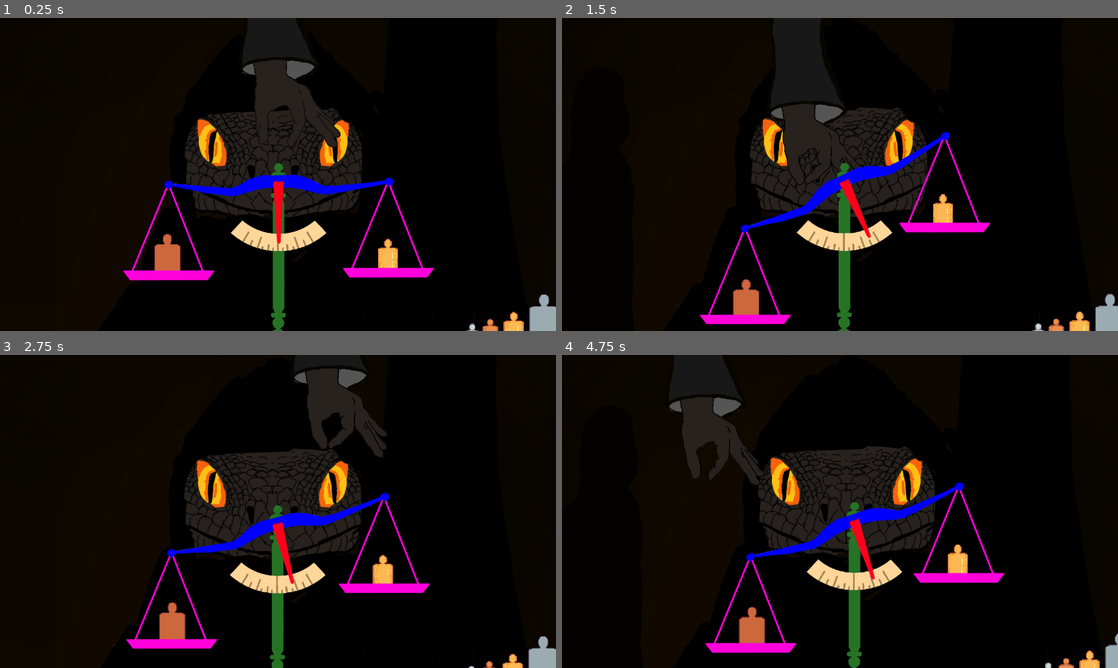
Above: before the commit, frames 1-4 (two rows, left to right).
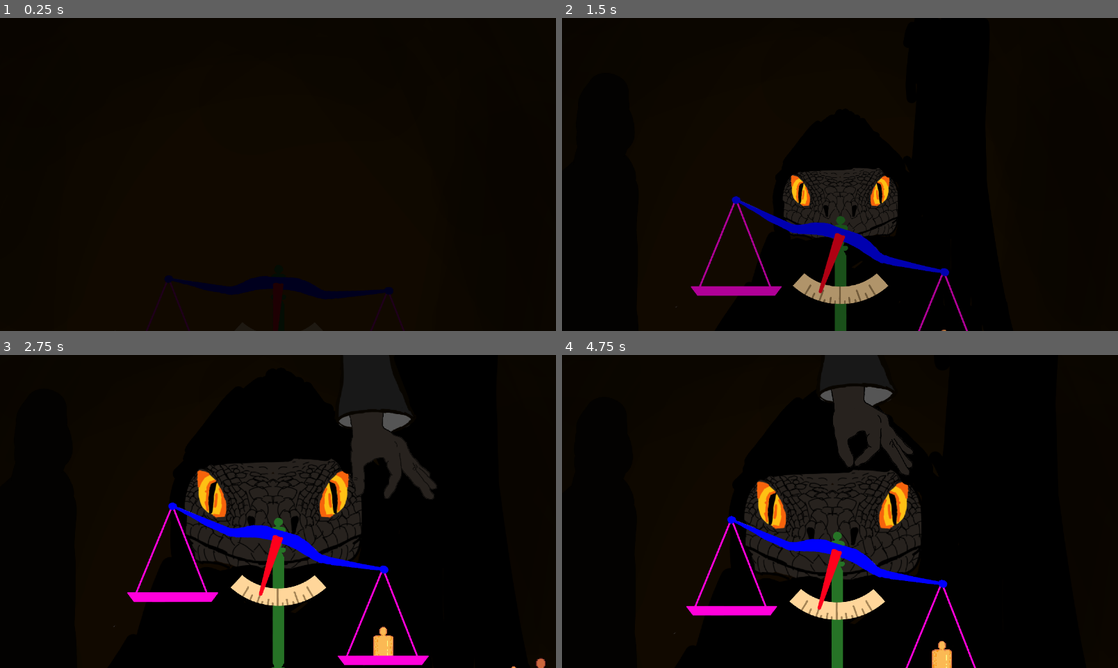
Above: after the commit, the same moments.

Repository: EnviloN/The-Great-Scaler
Game: Godot game, scene res://scenes/areas/shop.tscn
Same seed, same stepped clock (60 frames per second), same inputs: the game is played once before the commit and once after it.
Inputs (mouse positions are in pixels of both pictures, inside the frame that each line leads up to):
- Up to frame 1 (0.25 s): no input
- Up to frame 2 (1.5 s): move the mouse to (962, 158) at 0.52 s; press the mouse at (962, 158) at 0.53 s; right-click (962, 158) at 0.8 s; move the mouse to (728, 190) at 1.27 s; release the mouse at (728, 190) at 1.28 s; right-click (728, 190) at 1.35 s
- Up to frame 3 (2.75 s): click (166, 527) at 1.55 s; move the mouse to (333, 442) at 2.02 s; press the mouse at (333, 442) at 2.03 s; right-click (333, 442) at 2.3 s
- Up to frame 4 (4.75 s): move the mouse to (812, 574) at 2.77 s; release the mouse at (812, 574) at 2.78 s; right-click (812, 574) at 2.85 s; click (812, 574) at 3.05 s; move the mouse to (1006, 558) at 3.52 s; press the mouse at (1006, 558) at 3.53 s; right-click (1006, 558) at 3.8 s; move the mouse to (673, 464) at 4.27 s; release the mouse at (673, 464) at 4.28 s; right-click (673, 464) at 4.35 s; click (673, 464) at 4.55 s

The runs differ from the first frame. In frame 1, 14% of the frame differs, in the area x 20-100%, y 13-100%; in frame 2, 15%; in frame 3, 15%; in frame 4, 18%, in the area x 19-100%, y 10-100%.

Commit message:
Sitting/Working state toggle

Diff:
--- a/game/project.godot
+++ b/game/project.godot
@@ -46,6 +46,12 @@
 2d_physics/layer_4="Hand"
 2d_physics/layer_9="Grab Areas"
 
+[physics]
+
+2d/solver/solver_iterations=32
+2d/solver/contact_recycle_radius=2.0
+2d/solver/contact_max_allowed_penetration=0.2
+
 [rendering]
 
 textures/canvas_textures/default_texture_filter=0
--- a/game/scenes/areas/playground.tscn
+++ /dev/null
@@ -1,29 +0,0 @@
-[gd_scene load_steps=3 format=3 uid="uid://1j0p81g0typc"]
-
-[ext_resource type="PackedScene" uid="uid://4w3bgp6o6ji0" path="res://scenes/objects/weights/weight_5u.tscn" id="1_kaiua"]
-
-[sub_resource type="RectangleShape2D" id="RectangleShape2D_c7skf"]
-size = Vector2(1433.5, 57)
-
-[node name="Playground" type="Node2D"]
-
-[node name="Floor" type="RigidBody2D" parent="."]
-position = Vector2(600, 600)
-lock_rotation = true
-freeze = true
-
-[node name="CollisionShape2D" type="CollisionShape2D" parent="Floor"]
-position = Vector2(0.75, -0.5)
-shape = SubResource("RectangleShape2D_c7skf")
-
-[node name="ColorRect" type="ColorRect" parent="Floor"]
-offset_left = -709.0
-offset_top = -29.0
-offset_right = 721.0
-offset_bottom = 31.0
-
-[node name="Weight 5u" parent="." instance=ExtResource("1_kaiua")]
-position = Vector2(563, 540)
-
-[node name="Weight 5u2" parent="." instance=ExtResource("1_kaiua")]
-position = Vector2(591, 417)
--- a/game/scenes/areas/shop.tscn
+++ b/game/scenes/areas/shop.tscn
@@ -14,80 +14,288 @@
 [ext_resource type="PackedScene" uid="uid://g284r4g8dtey" path="res://scenes/objects/weights/weight_05u.tscn" id="11_5hv1l"]
 [ext_resource type="PackedScene" uid="uid://cavhhwnkmel7q" path="res://scenes/objects/weights/weight_025u.tscn" id="12_pa1dt"]
 
+[sub_resource type="Animation" id="Animation_gcijp"]
+resource_name = "RESET"
+length = 0.001
+tracks/0/type = "value"
+tracks/0/imported = false
+tracks/0/enabled = true
+tracks/0/path = NodePath("ParallaxBackground/ParallaxLayer3/Scaler:scale")
+tracks/0/interp = 1
+tracks/0/loop_wrap = true
+tracks/0/keys = {
+"times": PackedFloat32Array(0),
+"transitions": PackedFloat32Array(1),
+"update": 0,
+"values": [Vector2(0, 0)]
+}
+tracks/1/type = "value"
+tracks/1/imported = false
+tracks/1/enabled = true
+tracks/1/path = NodePath("ParallaxBackground/ParallaxLayer3:motion_scale")
+tracks/1/interp = 1
+tracks/1/loop_wrap = true
+tracks/1/keys = {
+"times": PackedFloat32Array(0),
+"transitions": PackedFloat32Array(1),
+"update": 0,
+"values": [Vector2(0.6, 0.6)]
+}
+tracks/2/type = "value"
+tracks/2/imported = false
+tracks/2/enabled = true
+tracks/2/path = NodePath("Workspace:modulate")
+tracks/2/interp = 1
+tracks/2/loop_wrap = true
+tracks/2/keys = {
+"times": PackedFloat32Array(0),
+"transitions": PackedFloat32Array(1),
+"update": 0,
+"values": [Color(0.117647, 0.117647, 0.117647, 1)]
+}
+tracks/3/type = "value"
+tracks/3/imported = false
+tracks/3/enabled = true
+tracks/3/path = NodePath("Game Manager/Camera:position")
+tracks/3/interp = 1
+tracks/3/loop_wrap = true
+tracks/3/keys = {
+"times": PackedFloat32Array(0),
+"transitions": PackedFloat32Array(1),
+"update": 0,
+"values": [Vector2(640, 100)]
+}
+
+[sub_resource type="Animation" id="Animation_u5xwi"]
+resource_name = "sit"
+length = 3.0
+tracks/0/type = "method"
+tracks/0/imported = false
+tracks/0/enabled = true
+tracks/0/path = NodePath("Game Manager/Camera")
+tracks/0/interp = 1
+tracks/0/loop_wrap = true
+tracks/0/keys = {
+"times": PackedFloat32Array(0),
+"transitions": PackedFloat32Array(1),
+"values": [{
+"args": [],
+"method": &"deactivate"
+}]
+}
+tracks/1/type = "method"
+tracks/1/imported = false
+tracks/1/enabled = true
+tracks/1/path = NodePath("Hand")
+tracks/1/interp = 1
+tracks/1/loop_wrap = true
+tracks/1/keys = {
+"times": PackedFloat32Array(0),
+"transitions": PackedFloat32Array(1),
+"values": [{
+"args": [],
+"method": &"deactivate"
+}]
+}
+tracks/2/type = "value"
+tracks/2/imported = false
+tracks/2/enabled = true
+tracks/2/path = NodePath("ParallaxBackground/ParallaxLayer3/Scaler:scale")
+tracks/2/interp = 1
+tracks/2/loop_wrap = true
+tracks/2/keys = {
+"times": PackedFloat32Array(0.7, 1.9),
+"transitions": PackedFloat32Array(1, 1),
+"update": 0,
+"values": [Vector2(0.667, 0.667), Vector2(0, 0)]
+}
+tracks/3/type = "value"
+tracks/3/imported = false
+tracks/3/enabled = true
+tracks/3/path = NodePath("ParallaxBackground/ParallaxLayer3:motion_scale")
+tracks/3/interp = 1
+tracks/3/loop_wrap = true
+tracks/3/keys = {
+"times": PackedFloat32Array(0.7, 1.9),
+"transitions": PackedFloat32Array(1, 1),
+"update": 0,
+"values": [Vector2(0.8, 0.8), Vector2(0.6, 0.6)]
+}
+tracks/4/type = "value"
+tracks/4/imported = false
+tracks/4/enabled = true
+tracks/4/path = NodePath("Workspace:modulate")
+tracks/4/interp = 1
+tracks/4/loop_wrap = true
+tracks/4/keys = {
+"times": PackedFloat32Array(0.7, 1.9),
+"transitions": PackedFloat32Array(1, 1),
+"update": 0,
+"values": [Color(1, 1, 1, 1), Color(0.117647, 0.117647, 0.117647, 1)]
+}
+
+[sub_resource type="Animation" id="Animation_ru5qg"]
+resource_name = "to_scale"
+length = 3.0
+tracks/0/type = "method"
+tracks/0/imported = false
+tracks/0/enabled = true
+tracks/0/path = NodePath("Game Manager/Camera")
+tracks/0/interp = 1
+tracks/0/loop_wrap = true
+tracks/0/keys = {
+"times": PackedFloat32Array(0, 1),
+"transitions": PackedFloat32Array(1, 1),
+"values": [{
+"args": [],
+"method": &"idle"
+}, {
+"args": [],
+"method": &"activate"
+}]
+}
+tracks/1/type = "method"
+tracks/1/imported = false
+tracks/1/enabled = true
+tracks/1/path = NodePath("Hand")
+tracks/1/interp = 1
+tracks/1/loop_wrap = true
+tracks/1/keys = {
+"times": PackedFloat32Array(1),
+"transitions": PackedFloat32Array(1),
+"values": [{
+"args": [],
+"method": &"activate"
+}]
+}
+tracks/2/type = "value"
+tracks/2/imported = false
+tracks/2/enabled = true
+tracks/2/path = NodePath("ParallaxBackground/ParallaxLayer3/Scaler:scale")
+tracks/2/interp = 1
+tracks/2/loop_wrap = true
+tracks/2/keys = {
+"times": PackedFloat32Array(0, 1),
+"transitions": PackedFloat32Array(1, 1),
+"update": 0,
+"values": [Vector2(0, 0), Vector2(0.667, 0.667)]
+}
+tracks/3/type = "value"
+tracks/3/imported = false
+tracks/3/enabled = true
+tracks/3/path = NodePath("ParallaxBackground/ParallaxLayer3:motion_scale")
+tracks/3/interp = 1
+tracks/3/loop_wrap = true
+tracks/3/keys = {
+"times": PackedFloat32Array(0, 1),
+"transitions": PackedFloat32Array(1, 1),
+"update": 0,
+"values": [Vector2(0.6, 0.6), Vector2(0.8, 0.8)]
+}
+tracks/4/type = "value"
+tracks/4/imported = false
+tracks/4/enabled = true
+tracks/4/path = NodePath("Workspace:modulate")
+tracks/4/interp = 1
+tracks/4/loop_wrap = true
+tracks/4/keys = {
+"times": PackedFloat32Array(0, 1),
+"transitions": PackedFloat32Array(1, 1),
+"update": 0,
+"values": [Color(0.117647, 0.117647, 0.117647, 1), Color(1, 1, 1, 1)]
+}
+
+[sub_resource type="AnimationLibrary" id="AnimationLibrary_ihorw"]
+_data = {
+"RESET": SubResource("Animation_gcijp"),
+"sit": SubResource("Animation_u5xwi"),
+"to_scale": SubResource("Animation_ru5qg")
+}
+
 [node name="Shop" type="Node2D"]
 metadata/_edit_vertical_guides_ = [640.0]
 
-[node name="Game Manager" type="Node" parent="."]
-script = ExtResource("1_upsel")
-
-[node name="Camera" type="Camera2D" parent="."]
-position = Vector2(640, 360)
-scale = Vector2(0.667, 0.667)
-zoom = Vector2(0.9, 0.9)
-limit_left = -180
-limit_top = -180
-limit_right = 1460
-limit_bottom = 900
-script = ExtResource("2_fixa2")
-
-[node name="Background Layer" type="CanvasLayer" parent="."]
-
-[node name="ParallaxBackground" type="ParallaxBackground" parent="Background Layer"]
-
-[node name="ParallaxLayer" type="ParallaxLayer" parent="Background Layer/ParallaxBackground"]
+[node name="ParallaxBackground" type="ParallaxBackground" parent="."]
+
+[node name="ParallaxLayer" type="ParallaxLayer" parent="ParallaxBackground"]
+position = Vector2(0, -65)
 motion_scale = Vector2(0.5, 0.5)
 
-[node name="Shop Background" type="Sprite2D" parent="Background Layer/ParallaxBackground/ParallaxLayer"]
+[node name="Shop Background" type="Sprite2D" parent="ParallaxBackground/ParallaxLayer"]
 position = Vector2(544, 265)
 scale = Vector2(0.666, 0.666)
 texture = ExtResource("1_t73cx")
 
-[node name="ParallaxLayer2" type="ParallaxLayer" parent="Background Layer/ParallaxBackground"]
+[node name="ParallaxLayer2" type="ParallaxLayer" parent="ParallaxBackground"]
+position = Vector2(0, -65)
 motion_scale = Vector2(0.6, 0.6)
 
-[node name="Customers" parent="Background Layer/ParallaxBackground/ParallaxLayer2" instance=ExtResource("4_fha1v")]
+[node name="Customers" parent="ParallaxBackground/ParallaxLayer2" instance=ExtResource("4_fha1v")]
 unique_name_in_owner = true
-position = Vector2(17, 604)
-
-[node name="ParallaxLayer3" type="ParallaxLayer" parent="Background Layer/ParallaxBackground"]
-motion_scale = Vector2(0.8, 0.8)
-
-[node name="Scaler" type="Sprite2D" parent="Background Layer/ParallaxBackground/ParallaxLayer3"]
+position = Vector2(24, 623)
+
+[node name="ParallaxLayer3" type="ParallaxLayer" parent="ParallaxBackground"]
+motion_scale = Vector2(0.6, 0.6)
+
+[node name="Scaler" type="Sprite2D" parent="ParallaxBackground/ParallaxLayer3"]
 position = Vector2(693, 363)
+scale = Vector2(1e-05, 1e-05)
+texture = ExtResource("3_7nquv")
+
+[node name="Hand" parent="." instance=ExtResource("9_htnur")]
+position = Vector2(1050, 0)
 scale = Vector2(0.667, 0.667)
-texture = ExtResource("3_7nquv")
-
-[node name="Table" parent="." instance=ExtResource("3_omivf")]
+
+[node name="Workspace" type="Node2D" parent="."]
+modulate = Color(0.117647, 0.117647, 0.117647, 1)
+
+[node name="Table" parent="Workspace" instance=ExtResource("3_omivf")]
+use_parent_material = true
 position = Vector2(640, 939)
 
-[node name="Hand" parent="." instance=ExtResource("9_htnur")]
-position = Vector2(639, 0)
-scale = Vector2(0.667, 0.667)
-
-[node name="Weight Container" type="Node2D" parent="."]
+[node name="Weight Container" type="Node2D" parent="Workspace"]
 unique_name_in_owner = true
 
-[node name="Weight 5u2" parent="Weight Container" instance=ExtResource("5_bl1wr")]
-position = Vector2(1321, 674)
-
-[node name="Weight 1u" parent="Weight Container" instance=ExtResource("5_sxeeo")]
+[node name="Weight 5u2" parent="Workspace/Weight Container" instance=ExtResource("5_bl1wr")]
+position = Vector2(1393, 676)
+
+[node name="Weight 1u" parent="Workspace/Weight Container" instance=ExtResource("5_sxeeo")]
 position = Vector2(1243, 719)
 
-[node name="Weight 1u2" parent="Weight Container" instance=ExtResource("5_sxeeo")]
-position = Vector2(921, 536)
-
-[node name="Weight 2u" parent="Weight Container" instance=ExtResource("6_43fqr")]
-position = Vector2(357, 512)
-
-[node name="Weight _05u" parent="Weight Container" instance=ExtResource("11_5hv1l")]
+[node name="Weight 1u2" parent="Workspace/Weight Container" instance=ExtResource("5_sxeeo")]
+position = Vector2(923, 536)
+
+[node name="Weight 2u" parent="Workspace/Weight Container" instance=ExtResource("6_43fqr")]
+position = Vector2(1313, 698)
+
+[node name="Weight _05u" parent="Workspace/Weight Container" instance=ExtResource("11_5hv1l")]
 position = Vector2(1183, 732)
 
-[node name="Weight _025u" parent="Weight Container" instance=ExtResource("12_pa1dt")]
+[node name="Weight _025u" parent="Workspace/Weight Container" instance=ExtResource("12_pa1dt")]
 position = Vector2(1137, 744)
 
-[node name="Scale" parent="." instance=ExtResource("4_18fl8")]
+[node name="Scale" parent="Workspace" instance=ExtResource("4_18fl8")]
 position = Vector2(640, 800)
 stiffness = 5.0
 damping = 0.08
 length = 5.0
 rest_length = 0.0
+
+[node name="Game Manager" type="Node" parent="."]
+script = ExtResource("1_upsel")
+
+[node name="AnimationPlayer" type="AnimationPlayer" parent="Game Manager"]
+root_node = NodePath("../..")
+libraries = {
+"": SubResource("AnimationLibrary_ihorw")
+}
+
+[node name="Camera" type="Camera2D" parent="Game Manager"]
+position = Vector2(640, 100)
+scale = Vector2(0.667, 0.667)
+zoom = Vector2(0.9, 0.9)
+limit_left = -180
+limit_top = -300
+limit_right = 1460
+limit_bottom = 900
+script = ExtResource("2_fixa2")
--- a/game/scenes/camera.gd
+++ b/game/scenes/camera.gd
@@ -1,31 +1,45 @@
 extends Camera2D
+
+enum State {ACTIVE, IDLE, INACTIVE}
 
 @onready var viewport_rect: Rect2 = get_viewport_rect()
 @onready var center: Vector2 = viewport_rect.size / 2.0
+@onready var inactive_target: Vector2 = center - Vector2(0,260)
 
-var center_margin: float = 120
-var target: Vector2 = center
-var center_rect: Rect2
 var viewport_scale: Vector2
+var state: State = State.INACTIVE
+var magic_constant: float = 12
 
-var magic_constant: float = 12
 
 # Called when the node enters the scene tree for the first time.
 func _ready():
-	var margin_vector: Vector2 = Vector2(center_margin, center_margin)
-	center_rect = Rect2(margin_vector, viewport_rect.size - 2 * margin_vector)
 	viewport_scale = Vector2(magic_constant/viewport_rect.size.x,
 							 magic_constant/viewport_rect.size.y)
 
 # Called every frame. 'delta' is the elapsed time since the previous frame.
 func _process(delta):
-	var mouse_pos: Vector2 = get_viewport().get_mouse_position()
-	var offset = mouse_pos - center
-	position = center + _scale(offset)
+	if state == State.ACTIVE:
+		var mouse_pos: Vector2 = get_viewport().get_mouse_position()
+		var camera_offset = mouse_pos - center
+		var target = center + _scale(camera_offset)
+		position = position + (target - position) * delta
+	elif state == State.IDLE:
+		position = position + (center - position) * delta
+	elif state == State.INACTIVE:
+		position = position + (inactive_target - position) * delta
 
-func _scale(offset: Vector2):
-	offset = offset * viewport_scale
+func _scale(pos: Vector2):
+	pos = pos * viewport_scale
 	return Vector2(
-		exp(offset.x) - 1 if offset.x > 0 else -(exp(abs(offset.x)) - 1),
-		exp(offset.y) - 1 if offset.y > 0 else -(exp(abs(offset.y)) - 1)
+		exp(pos.x) - 1 if pos.x > 0 else -(exp(abs(pos.x)) - 1),
+		exp(pos.y) - 1 if pos.y > 0 else -(exp(abs(pos.y)) - 1)
 	)
+
+func activate():
+	state = State.ACTIVE
+
+func deactivate():
+	state = State.INACTIVE
+
+func idle():
+	state = State.IDLE
--- a/game/scenes/customers/customers.gd
+++ b/game/scenes/customers/customers.gd
@@ -2,9 +2,27 @@
 
 @onready var animation_player: AnimationPlayer = $AnimationPlayer
 @onready var body_sprite: Sprite2D = $body
+@onready var head_sprite: Sprite2D = $body/head
+
+var customer_bodies: Array[Texture2D] = [
+	preload("res://sprites/concept/customer/0.png"),
+	preload("res://sprites/concept/customer/1.png"),
+	preload("res://sprites/concept/customer/2.png"),
+	preload("res://sprites/concept/customer/3.png")
+]
+var customer_heads: Array[Texture2D] = [
+	preload("res://sprites/concept/customer/0_head.png"),
+	preload("res://sprites/concept/customer/1_head.png"),
+	preload("res://sprites/concept/customer/2_head.png"),
+	preload("res://sprites/concept/customer/3_head.png")
+]
 
 func _ready():
 	body_sprite.position.x = -1600
+
+func set_customer_sprite(id: int):
+	body_sprite.set_texture(customer_bodies[id])
+	head_sprite.set_texture(customer_heads[id])
 
 func enter():
 	animation_player.play("enter")
--- a/game/scenes/customers/customers.tscn
+++ b/game/scenes/customers/customers.tscn
@@ -1,8 +1,8 @@
 [gd_scene load_steps=9 format=3 uid="uid://c83vvqktetfho"]
 
-[ext_resource type="Texture2D" uid="uid://1jnkywklck7b" path="res://sprites/concept/customer/torso.png" id="1_2vbrm"]
 [ext_resource type="Script" path="res://scenes/customers/customers.gd" id="1_g2ue0"]
-[ext_resource type="Texture2D" uid="uid://dpbiu1kiqt60y" path="res://sprites/concept/customer/head.png" id="2_cn2fh"]
+[ext_resource type="Texture2D" uid="uid://cmff74xjk24ag" path="res://sprites/concept/customer/0.png" id="2_8sy30"]
+[ext_resource type="Texture2D" uid="uid://druqpv637q3hf" path="res://sprites/concept/customer/0_head.png" id="3_xfef4"]
 
 [sub_resource type="Animation" id="Animation_2kww5"]
 length = 0.001
@@ -116,12 +116,13 @@
 script = ExtResource("1_g2ue0")
 
 [node name="body" type="Sprite2D" parent="."]
+position = Vector2(0, -112)
 scale = Vector2(0.667, 0.667)
-texture = ExtResource("1_2vbrm")
+texture = ExtResource("2_8sy30")
 
 [node name="head" type="Sprite2D" parent="body"]
-position = Vector2(64, -578)
-texture = ExtResource("2_cn2fh")
+position = Vector2(-9.53674e-07, 13.4933)
+texture = ExtResource("3_xfef4")
 
 [node name="AnimationPlayer" type="AnimationPlayer" parent="."]
 libraries = {
--- a/game/scenes/game_manager.gd
+++ b/game/scenes/game_manager.gd
@@ -1,14 +1,24 @@
 extends Node
 
 @onready var customer_manager: Node2D = %Customers
+@onready var animation_player: AnimationPlayer = $"AnimationPlayer"
+
+var is_weighting: bool = false
 
 # Called when the node enters the scene tree for the first time.
 func _ready():
-#	Input.set_mouse_mode(Input.)
-	pass
-
+	customer_manager.set_customer_sprite(0)
+	customer_manager.enter()
 
 # Called every frame. 'delta' is the elapsed time since the previous frame.
 func _process(_delta):
-	if Input.is_action_just_pressed("RMB"):
-		customer_manager.enter()
+	if Input.is_action_just_pressed("RMB") and not animation_player.is_playing():
+		_toggle_mode()
+
+func _toggle_mode():
+	if is_weighting:
+		animation_player.play("sit")
+		is_weighting = false
+	else:
+		animation_player.play("to_scale")
+		is_weighting = true
--- a/game/scenes/objects/pan.gd
+++ b/game/scenes/objects/pan.gd
@@ -2,7 +2,7 @@
 
 @onready var initial_position = position
 
-func _process(_delta):
+func _physics_process(_delta):
 	# low effort hack how to prevent breaking joints when pushing on scales from the side
 	if position != initial_position:
 		position = initial_position
--- a/game/scenes/objects/scale.tscn
+++ b/game/scenes/objects/scale.tscn
@@ -59,6 +59,7 @@
 [node name="CollisionShape2D" type="CollisionShape2D" parent="Base/Beam Joint/Beam/Left Pan Joint/Left Pan"]
 position = Vector2(0, 239)
 shape = SubResource("RectangleShape2D_307bb")
+debug_color = Color(0, 0.6, 0.701961, 0.419608)
 
 [node name="Right Pan Joint" type="PinJoint2D" parent="Base/Beam Joint/Beam"]
 position = Vector2(282, 5)
--- a/game/scenes/scaler/hand.gd
+++ b/game/scenes/scaler/hand.gd
@@ -10,28 +10,35 @@
 var grabbed_weight: Node2D = null
 var overlapping_areas: Array
 
-@export var default_z_index = 23
+@export var is_active: bool = false
+
+var initial_position = Vector2(1050, 450)
+var default_z_index = 25
 
 func _ready():
 	z_index = default_z_index
+	reset_position()
+
 
 func _process(_delta):
-	if Input.is_action_just_released("LMB"):
-		animation_player.play_backwards()
-	elif Input.is_action_pressed("LMB"):
-		if not grabbed and Input.is_action_just_pressed("LMB"):
-			if grab_area.has_overlapping_areas():
-				overlapping_areas = grab_area.get_overlapping_areas()
-				animation_player.play("grab")
-			else:
-				animation_player.play("close")
+	if is_active:
+		if Input.is_action_just_released("LMB"):
+			animation_player.play_backwards()
+		elif Input.is_action_pressed("LMB"):
+			if not grabbed and Input.is_action_just_pressed("LMB"):
+				if grab_area.has_overlapping_areas():
+					overlapping_areas = grab_area.get_overlapping_areas()
+					animation_player.play("grab")
+				else:
+					animation_player.play("close")
 
 func _physics_process(_delta):
-	var mouse_position = get_global_mouse_position()
-	var direction = mouse_position - position
+	if is_active:
+		var mouse_position = get_global_mouse_position()
+		var direction = mouse_position - position
 
-	velocity = direction * SPEED
-	move_and_slide()
+		velocity = direction * SPEED
+		move_and_slide()
 
 func _grab_weight():
 	grabbed_weight = overlapping_areas[0].get_node("..")
@@ -49,3 +56,18 @@
 		grabbed_weight.reparent(weights_parent)
 		grabbed = false
 		grabbed_weight = null
+
+func activate():
+	reset_position()
+	animation_player.play("appear")
+
+func deactivate():
+	is_active = false
+	animation_player.play("disappear")
+
+func reset_position():
+	position = initial_position
+	animation_player.play("RESET")
+
+func set_active_flag():
+	is_active = true
--- a/game/scenes/scaler/hand.tscn
+++ b/game/scenes/scaler/hand.tscn
@@ -22,21 +22,70 @@
 "update": 1,
 "values": [0]
 }
-tracks/1/type = "bezier"
+tracks/1/type = "value"
 tracks/1/imported = false
 tracks/1/enabled = true
-tracks/1/path = NodePath(".:position:y")
+tracks/1/path = NodePath("CollisionShape2D:position")
 tracks/1/interp = 1
 tracks/1/loop_wrap = true
 tracks/1/keys = {
-"handle_modes": PackedInt32Array(0),
-"points": PackedFloat32Array(0, -0.25, 0, 0.25, 0),
-"times": PackedFloat32Array(0)
+"times": PackedFloat32Array(0),
+"transitions": PackedFloat32Array(1),
+"update": 0,
+"values": [Vector2(8.5, -2500)]
+}
+tracks/2/type = "value"
+tracks/2/imported = false
+tracks/2/enabled = true
+tracks/2/path = NodePath("Sprite2D:position")
+tracks/2/interp = 1
+tracks/2/loop_wrap = true
+tracks/2/keys = {
+"times": PackedFloat32Array(0),
+"transitions": PackedFloat32Array(1),
+"update": 0,
+"values": [Vector2(51, -2500)]
 }
 
 [sub_resource type="Animation" id="Animation_p2xls"]
 resource_name = "appear"
-length = 1.5
+length = 0.7
+tracks/0/type = "bezier"
+tracks/0/imported = false
+tracks/0/enabled = true
+tracks/0/path = NodePath("Sprite2D:position:y")
+tracks/0/interp = 1
+tracks/0/loop_wrap = true
+tracks/0/keys = {
+"handle_modes": PackedInt32Array(0, 0, 0, 0),
+"points": PackedFloat32Array(-2500, -0.25, 0, 0.1, 88.5, -705.5, -0.25, 0, 0.0999999, 1, -712, -0.1, 5, 0.0406095, -8, -712, -0.0269213, 0, 0.25, 0),
+"times": PackedFloat32Array(0, 0.5, 0.6, 0.7)
+}
+tracks/1/type = "bezier"
+tracks/1/imported = false
+tracks/1/enabled = true
+tracks/1/path = NodePath("CollisionShape2D:position:y")
+tracks/1/interp = 1
+tracks/1/loop_wrap = true
+tracks/1/keys = {
+"handle_modes": PackedInt32Array(0, 0, 0, 0),
+"points": PackedFloat32Array(-2500, -0.25, 0, 0.1, 81.5, -704.5, -0.266472, -53, 0.117104, -4.5, -713, -0.0653428, 6, 0, -3, -712, -0.0431559, -3, 0.25, 0),
+"times": PackedFloat32Array(0, 0.5, 0.6, 0.7)
+}
+tracks/2/type = "method"
+tracks/2/imported = false
+tracks/2/enabled = true
+tracks/2/path = NodePath(".")
+tracks/2/interp = 1
+tracks/2/loop_wrap = true
+tracks/2/keys = {
+"times": PackedFloat32Array(0.7),
+"transitions": PackedFloat32Array(1),
+"values": [{
+"args": [],
+"method": &"set_active_flag"
+}]
+}
 
 [sub_resource type="Animation" id="Animation_ry3w1"]
 resource_name = "close"
@@ -52,6 +101,32 @@
 "transitions": PackedFloat32Array(1, 1, 1),
 "update": 1,
 "values": [0, 1, 2]
+}
+
+[sub_resource type="Animation" id="Animation_1jf68"]
+resource_name = "disappear"
+length = 0.7
+tracks/0/type = "bezier"
+tracks/0/imported = false
+tracks/0/enabled = true
+tracks/0/path = NodePath("Sprite2D:position:y")
+tracks/0/interp = 1
+tracks/0/loop_wrap = true
+tracks/0/keys = {
+"handle_modes": PackedInt32Array(0, 0, 0),
+"points": PackedFloat32Array(-712, -0.25, 0, 0.0324693, 11.5, -675.5, -0.0385371, 0, 0.25, 0, -2500, -0.0735408, 154.5, 0.25, 0),
+"times": PackedFloat32Array(0, 0.115351, 0.7)
+}
+tracks/1/type = "bezier"
+tracks/1/imported = false
+tracks/1/enabled = true
+tracks/1/path = NodePath("CollisionShape2D:position:y")
+tracks/1/interp = 1
+tracks/1/loop_wrap = true
+tracks/1/keys = {
+"handle_modes": PackedInt32Array(0, 0, 0),
+"points": PackedFloat32Array(-712, -0.25, 0, 0.0483048, 14.5, -677.5, -0.053672, -4, 0.243313, 11, -2500, -0.0527775, 117.5, 0.25, 0),
+"times": PackedFloat32Array(0, 0.1145, 0.7)
 }
 
 [sub_resource type="Animation" id="Animation_osv71"]
@@ -92,6 +167,7 @@
 "RESET": SubResource("Animation_4dqt2"),
 "appear": SubResource("Animation_p2xls"),
 "close": SubResource("Animation_ry3w1"),
+"disappear": SubResource("Animation_1jf68"),
 "grab": SubResource("Animation_osv71")
 }
 
@@ -102,12 +178,12 @@
 script = ExtResource("1_bxonl")
 
 [node name="Sprite2D" type="Sprite2D" parent="."]
-position = Vector2(49, -711)
+position = Vector2(51, -2500)
 texture = ExtResource("2_3qkw1")
 hframes = 3
 
 [node name="CollisionShape2D" type="CollisionShape2D" parent="."]
-position = Vector2(6.5, -693.5)
+position = Vector2(8.5, -2500)
 shape = SubResource("RectangleShape2D_nli3q")
 
 [node name="Grab Area" type="Area2D" parent="."]
Not shown: 1 places in game/scenes/areas/shop.tscn that only renumber resources
Not shown: 1 places in game/scenes/scaler/hand.tscn that only renumber resources
Binary file added: game/sprites/concept/customer/0.png
Not shown, added: game/sprites/concept/customer/0.png.import
Binary file added: game/sprites/concept/customer/0_head.png
Not shown, added: game/sprites/concept/customer/0_head.png.import
Binary file added: game/sprites/concept/customer/1.png
Not shown, added: game/sprites/concept/customer/1.png.import
Binary file added: game/sprites/concept/customer/1_head.png
Not shown, added: game/sprites/concept/customer/1_head.png.import
Binary file added: game/sprites/concept/customer/2.png
Not shown, added: game/sprites/concept/customer/2.png.import
(and 21 more such lines)
